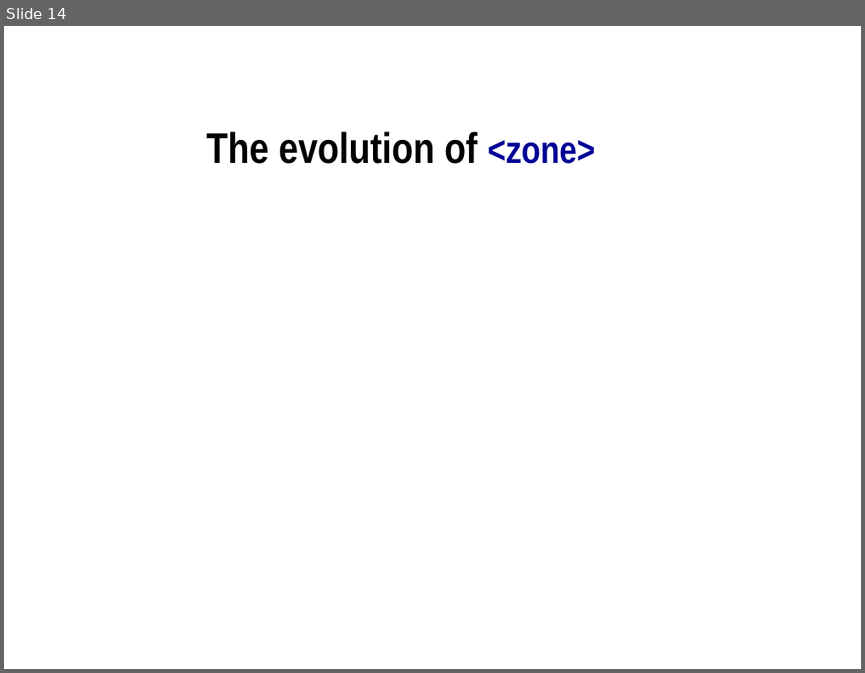
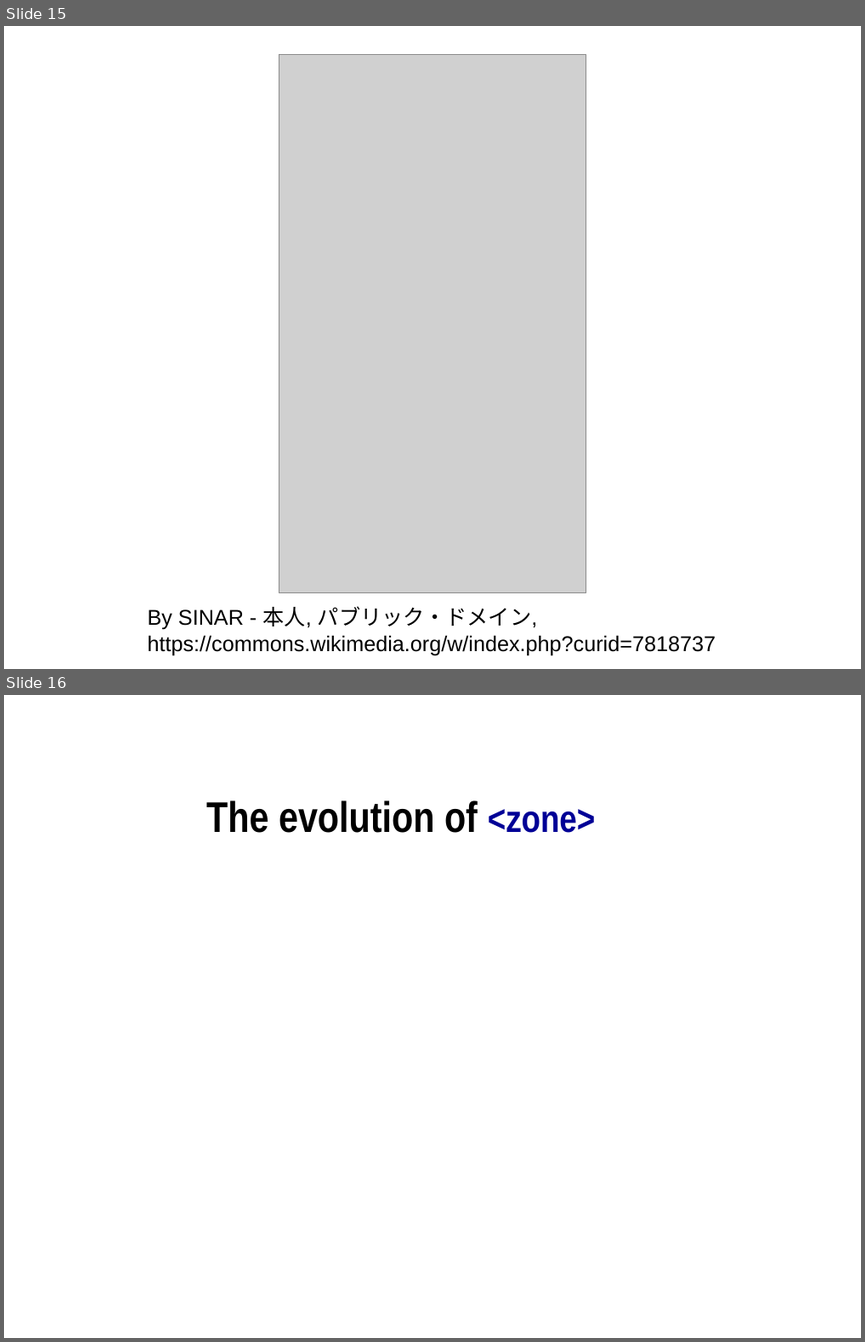
Before and after one commit to martindholmes/BreezeMap, a slide deck: presentations/geo_json_tei/geo_json_tei.odp. Shown one above the other, each under a label of ours: slide 14 before the commit, slides 15 and 16 after it. The pictures are 865x673 and 865x1342 pixels, drawn with LibreOffice and Linux fonts; fonts in the diff are those of the drawing; grey boxes stand for pictures. Boxes give left, top, right and bottom in pixels: in the first picture for what was removed or moved away, otherwise in the second. Text is boxed around its words. In the diff, an @@ line names an element or a change of style, - is before the commit and + after.

```diff
--- a/presentations/geo_json_tei/geo_json_tei.odp
+++ b/presentations/geo_json_tei/geo_json_tei.odp
@@ slide 15 added at [4, 26, 861, 669], background #FFFFFF @@
@@ picture added at [279, 54, 585, 592] @@
@@ text added at [148, 606, 715, 655], 18 pt, text #000000 @@
+By SINAR - 本人, パブリック・ドメイン, https://commons.wikimedia.org/w/index.php?curid=7818737
@@ what was slide 14 is now slide 16 @@
```
Also in this commit, not shown: 2 slides changed, 1 other slide added, 1 slide removed.
